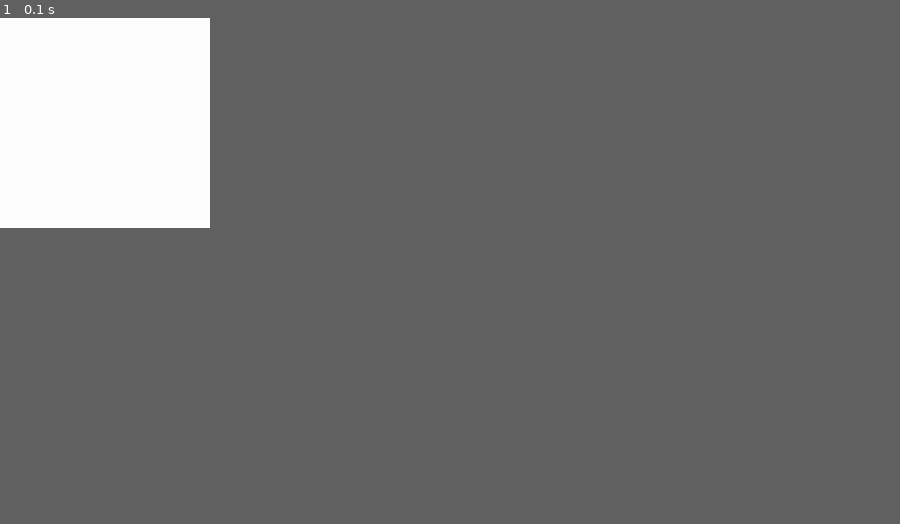
Above: before the commit, frame 1.
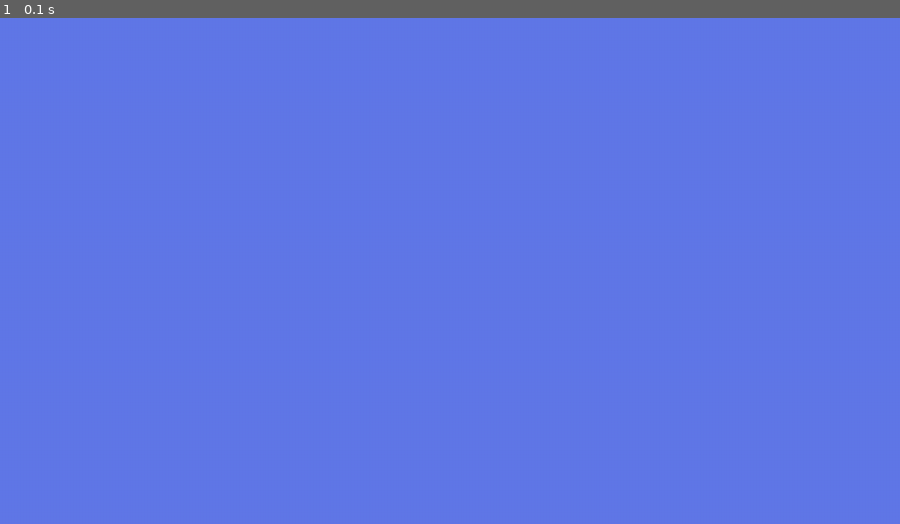
Above: after the commit, the same moment.

Repository: crystaltine/PolePositionI
Game: pygame game, started from py_pygame/test_file.py
The game is run twice, just before and just after one commit, with the same random seed, the same clock (stepped at 60 frames per second) and the same inputs.
Inputs:
- Up to frame 1 (0.1 s): no input
The window is 210x210 before the commit and 900x506 after it. Grey fills any space a smaller window leaves; there, only what the larger window draws over its background counts as a difference.

The runs differ from the first frame. In frame 1, 9.7% of the frame differs, in the area x 0-24%, y 0-42%.

Commit message:
make screen blue and resizeable

Diff:
--- a/py_pygame/test_file.py
+++ b/py_pygame/test_file.py
@@ -4,11 +4,15 @@
 
 running = True
 
-WHITE = (255, 255, 255)
+SKY = (97, 120, 232)
 
-screen = pygame.display.set_mode([300,300])
-screen.fill(WHITE)
+width = pygame.display.get_desktop_sizes()[0][0]
+height = pygame.display.get_desktop_sizes()[0][1]
+
+screen = pygame.display.set_mode([width,height])
+screen.fill(SKY)
 pygame.display.set_caption("Game")
+size = pygame.display.get_desktop_sizes()
 
 FPS = pygame.time.Clock()
 #player = User(Sprite) insert sprite later
